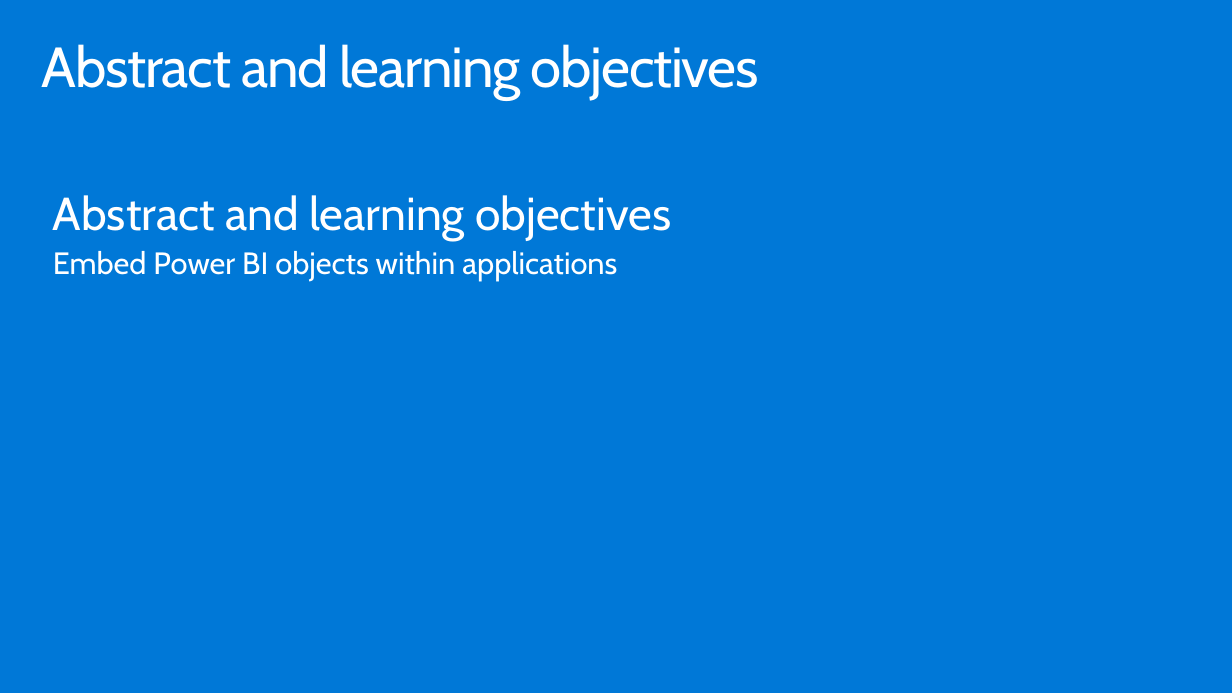
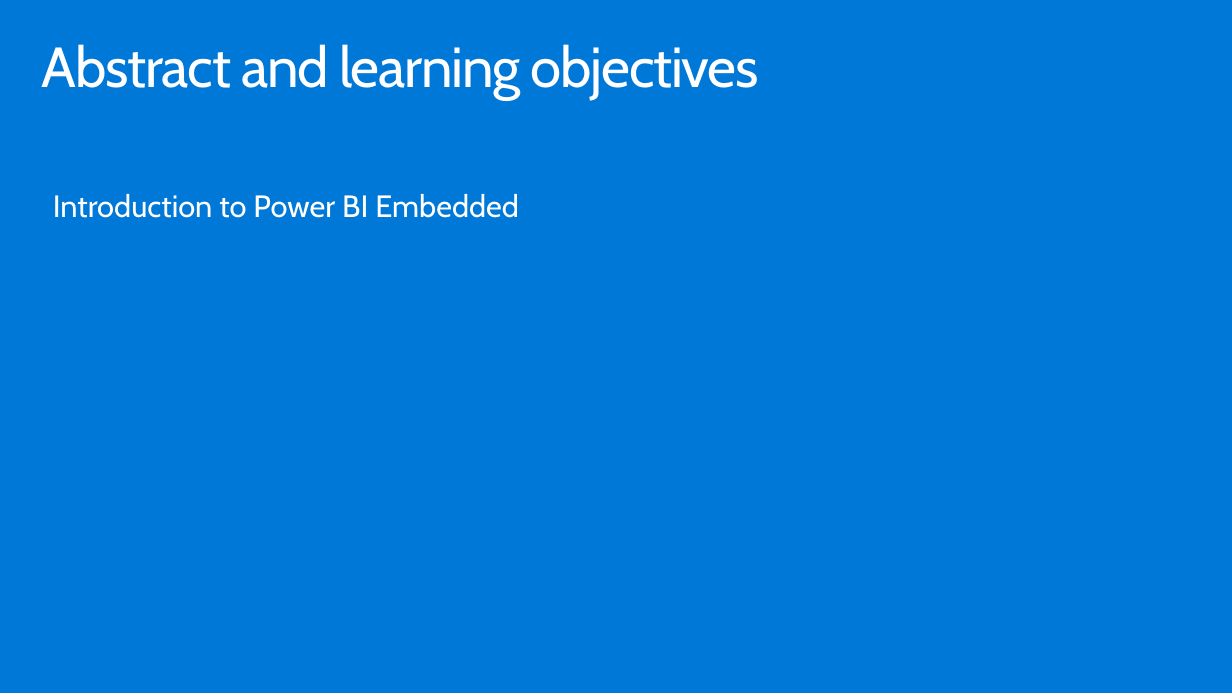
Before and after one commit to hnc198/AzurePowerBI, a slide deck: slide 3 of Hands-on Modules/Embedding/1. What is Power BI Embedded.pptx. Drawn at 1232x693 pixels with LibreOffice and Linux fonts; fonts in the diff are those of the drawing. Boxes give left, top, right and bottom in pixels: in the first picture for what was removed or moved away, otherwise in the second. Text is boxed around its words. In the diff, an @@ line names an element or a change of style, - is before the commit and + after.

```diff
--- a/Hands-on Modules/Embedding/1. What is Power BI Embedded.pptx
+++ b/Hands-on Modules/Embedding/1. What is Power BI Embedded.pptx
@@ text at bbox=[53, 194, 519, 218]: text changed @@
-Abstract and learning objectives
-Embed Power BI objects within applications
+Introduction to Power BI Embedded
```
Also in this commit, not shown: 4 other files.
